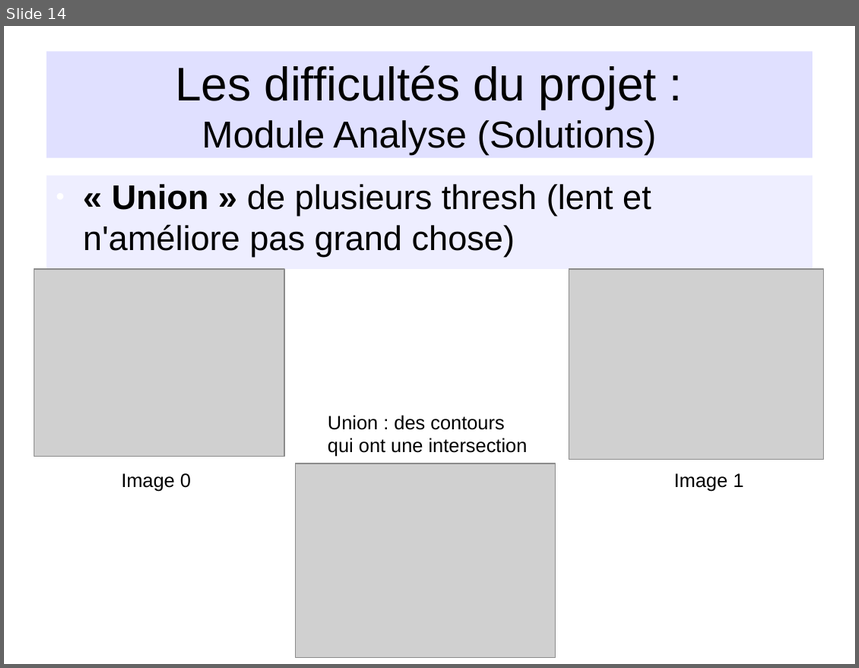
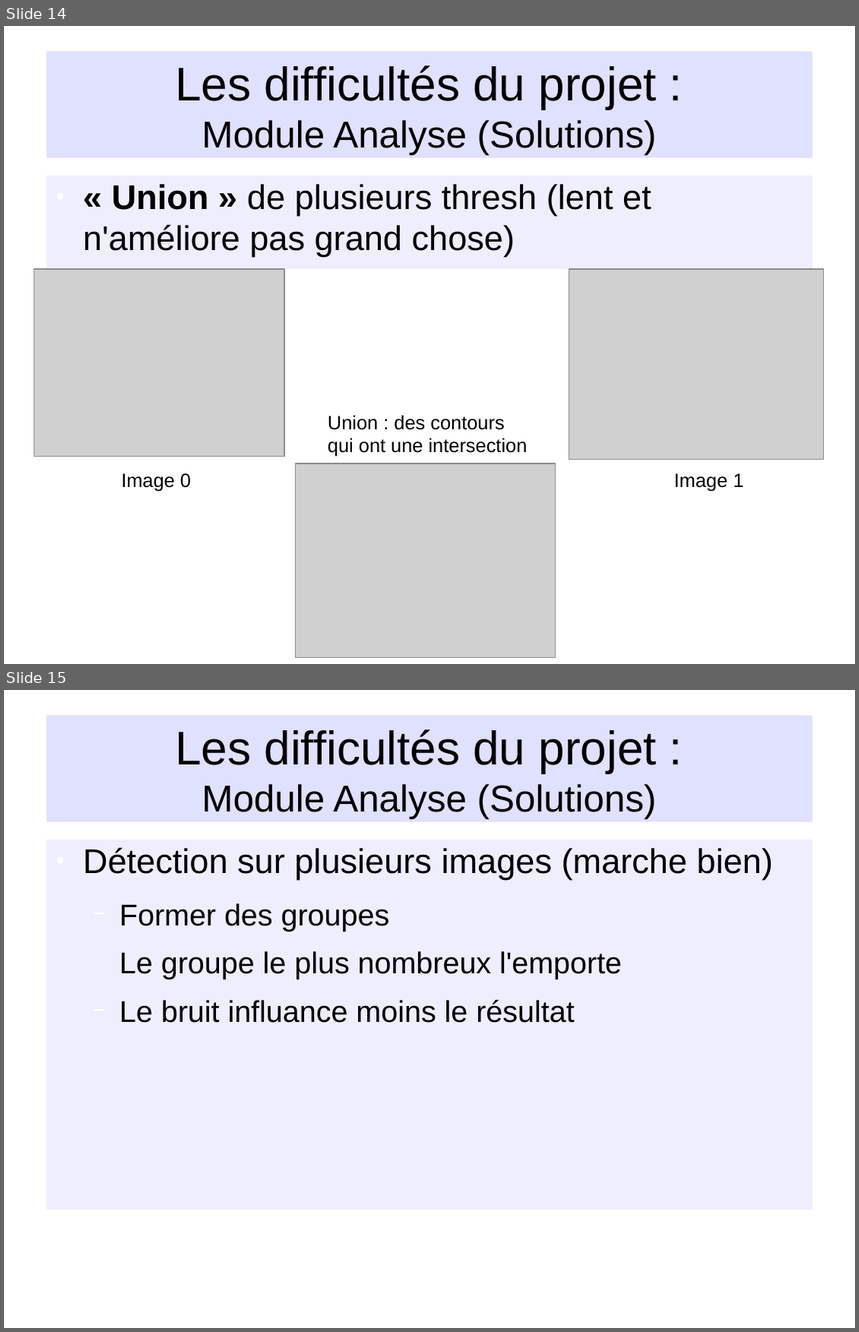
Before and after one commit to NesKaphe/nao-p7, a slide deck: documents/diaporama/diapo_nao.odp. Shown one above the other, each under a label of ours: slide 14 before the commit, slides 14 and 15 after it. The pictures are 859x668 and 859x1332 pixels, drawn with LibreOffice and Linux fonts; fonts in the diff are those of the drawing; grey boxes stand for pictures; background and template pictures are left out. Boxes give left, top, right and bottom in pixels: in the first picture for what was removed or moved away, otherwise in the second. Text is boxed around its words. In the diff, an @@ line names an element or a change of style, - is before the commit and + after.

```diff
--- a/documents/diaporama/diapo_nao.odp
+++ b/documents/diaporama/diapo_nao.odp
@@ slide 15 added at bbox=[4, 690, 855, 1328], background picture (left out) @@
@@ title added at bbox=[47, 716, 813, 822], fill #CCCCFF at 60% opacity, 35 pt, text #000000 @@
+Les difficultés du projet :
+Module Analyse (Solutions)
@@ text added at bbox=[47, 839, 813, 1210], fill #E6E6FF at 65% opacity, 28 pt, text #000000 @@
+● Détection sur plusieurs images (marche bien)
+  − Former des groupes
+  Le groupe le plus nombreux l'emporte
+  − Le bruit influance moins le résultat
```
Also in this commit, not shown: 1 slide changed, 1 other file.
